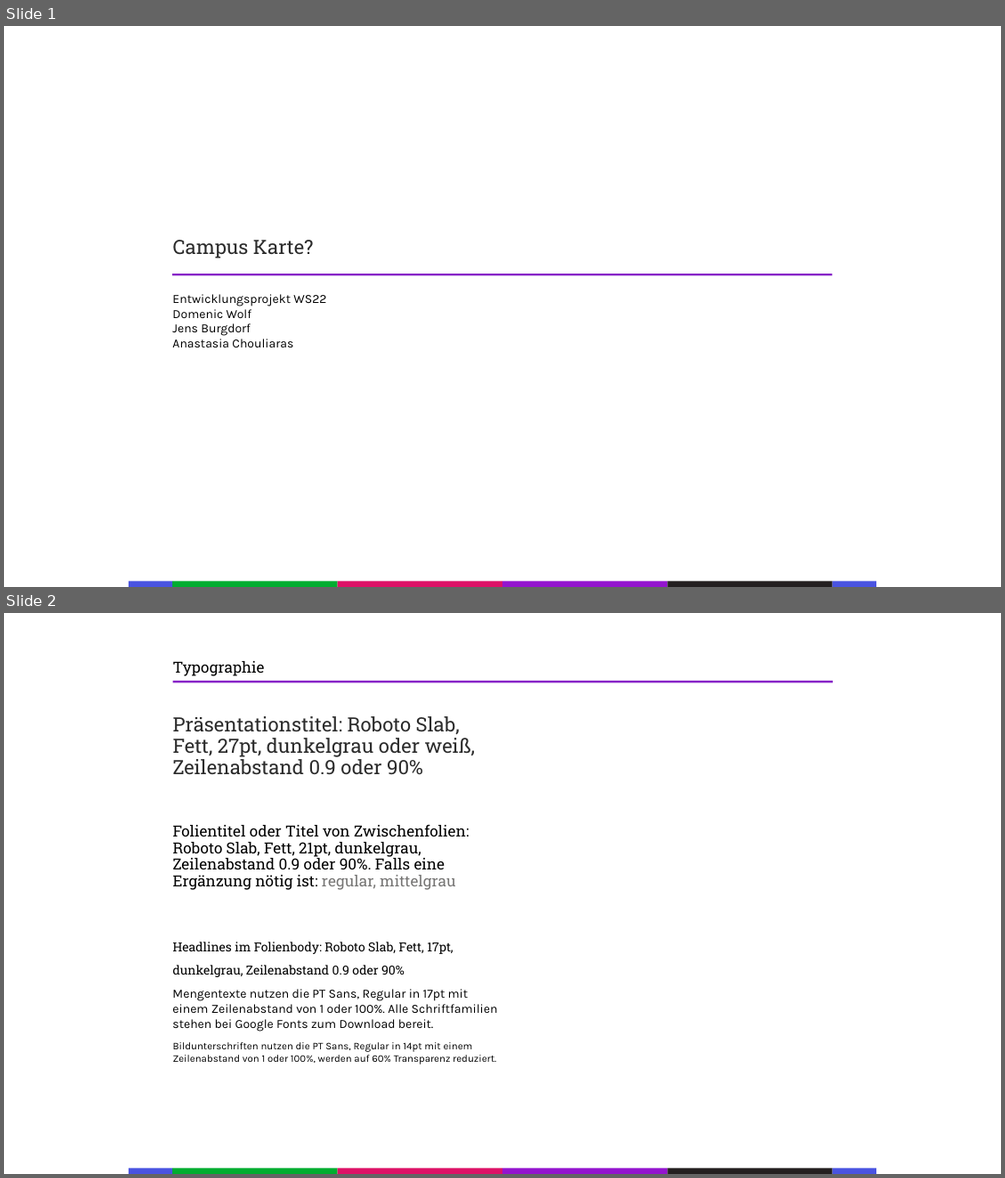
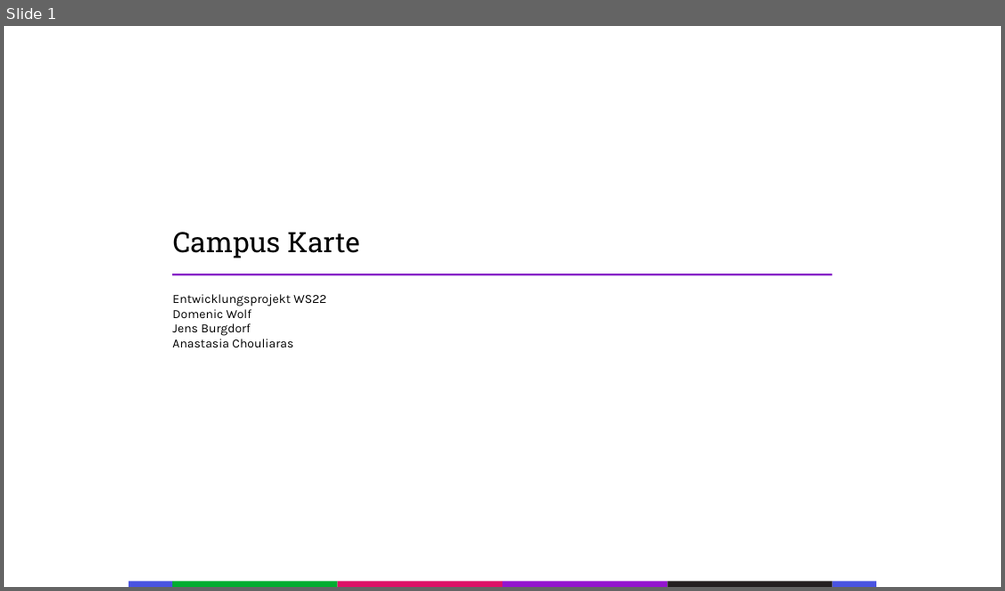
Before and after one commit to Splashpixx/EPW2122ChouliarasBurgdorfWolf, a slide deck: Audit-1/Audit 1.pptx. Shown one above the other, each under a label of ours: slides 1 and 2 before the commit, slide 1 after it. The pictures are 1005x1178 and 1005x591 pixels, drawn with LibreOffice and Linux fonts; fonts in the diff are those of the drawing. Boxes give left, top, right and bottom in pixels: in the first picture for what was removed or moved away, otherwise in the second. Text is boxed around its words. In the diff, an @@ line names an element or a change of style, - is before the commit and + after.

```diff
--- a/Audit-1/Audit 1.pptx
+++ b/Audit-1/Audit 1.pptx
@@ slide 2 removed at [4,613,1001,1174], background #FFFFFF @@
@@ text removed at [173,661,265,676] @@
-Typographie
@@ line removed from (173, 682) to (833, 682) @@
@@ text removed at [173,716,475,774] @@
-Präsentationstitel: Roboto Slab, Fett, 27pt, dunkelgrau oder weiß, Zeilenabstand 0.9 oder 90%
@@ text removed at [173,824,469,890] @@
-Folientitel oder Titel von Zwischenfolien: Roboto Slab, Fett, 21pt, dunkelgrau, Zeilenabstand 0.9 oder 90%. Falls eine Ergänzung nötig ist: regular, mittelgrau
@@ text removed at [173,941,453,977] @@
-Headlines im Folienbody: Roboto Slab, Fett, 17pt, dunkelgrau, Zeilenabstand 0.9 oder 90%
@@ text removed at [172,989,498,1031] @@
-Mengentexte nutzen die PT Sans, Regular in 17pt mit einem Zeilenabstand von 1 oder 100%. Alle Schriftfamilien stehen bei Google Fonts zum Download bereit.
@@ text removed at [173,1042,496,1064] @@
-Bildunterschriften nutzen die PT Sans, Regular in 14pt mit einem Zeilenabstand von 1 oder 100%, werden auf 60% Transparenz reduziert.
@@ group removed at [129,1167,877,1174]: 6 rectangles @@
@@ slide 1 changed as well @@
@@ text at [173,232,360,258]: text changed; size 19 to 27 pt; text colour #2B2B2B to #000000 @@
-Campus Karte?
+Campus Karte
```
Also in this commit, not shown: 5 slides added, 2 other slides removed, 5 other files.
